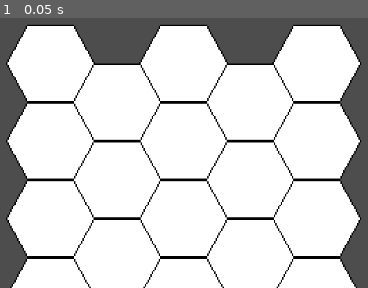
Above: before the commit, frame 1.
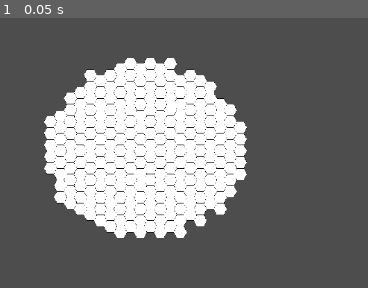
Above: after the commit, the same moment.

Repository: jy4be/gamejam-2025
Game: Godot game, scene res://root.tscn
Same seed, same stepped clock (60 frames per second), same inputs: the game is played once before the commit and once after it.
Inputs:
- Up to frame 1 (0.05 s): no input

The runs differ from the first frame. In frame 1, 60% of the frame differs, in the area x 1-99%, y 2-100%.

Commit message:
round map part 1

Diff:
--- a/map.gd
+++ b/map.gd
@@ -8,21 +8,26 @@
 
 enum DIRECTIONS {UP_LEFT, UP_CENTER, UP_RIGHT, DOWN_LEFT, DOWN_CENTER, DOWN_RIGHT}
 
+
+
 func generate(size: Vector2i):
 	mapSize = size
 	var scene: Resource = load("res://tile.tscn")
 
 	for yPos in range(mapSize.y):
 		for xPos in range(mapSize.x):
-			var instance:Tile = scene.instantiate()
-			add_child(instance)
-			var yOffset = 0
-			if (xPos % 2) == 1:
-				yOffset = instance.getSize().y / 2
+			if (Vector2(xPos,yPos*4./3.)+Vector2(0.5,0.5)-0.5*mapSize).length() < 0.5 * mapSize.x:
+				var instance:Tile = scene.instantiate()
+				add_child(instance)
+				var yOffset = 0
+				if (xPos % 2) == 1:
+					yOffset = instance.getSize().y / 2
 
-			instance.transform = instance.transform.translated(
-				Vector2(xPos * instance.getSize().x/4*3,yPos * instance.getSize().y + yOffset))
-			mapBuffer.append(instance)
+				instance.transform = instance.transform.translated(
+					Vector2(xPos * instance.getSize().x/4*3,yPos * instance.getSize().y + yOffset))
+				mapBuffer.append(instance)
+			else:
+				mapBuffer.append(null)
 
 func getRelativeTile(origin: Vector2i, dir: DIRECTIONS):
 	match dir:
@@ -48,4 +53,4 @@
 
 
 func _on_ready() -> void:
-	generate(Vector2i(5, 5))
+	generate(Vector2i(20, 20))
--- a/root.tscn
+++ b/root.tscn
@@ -8,6 +8,6 @@
 script = ExtResource("1_pq8q7")
 
 [node name="Camera2D" type="Camera2D" parent="."]
-zoom = Vector2(2, 2)
+zoom = Vector2(0.3, 0.3)
 
 [connection signal="ready" from="Map" to="Map" method="_on_ready"]
